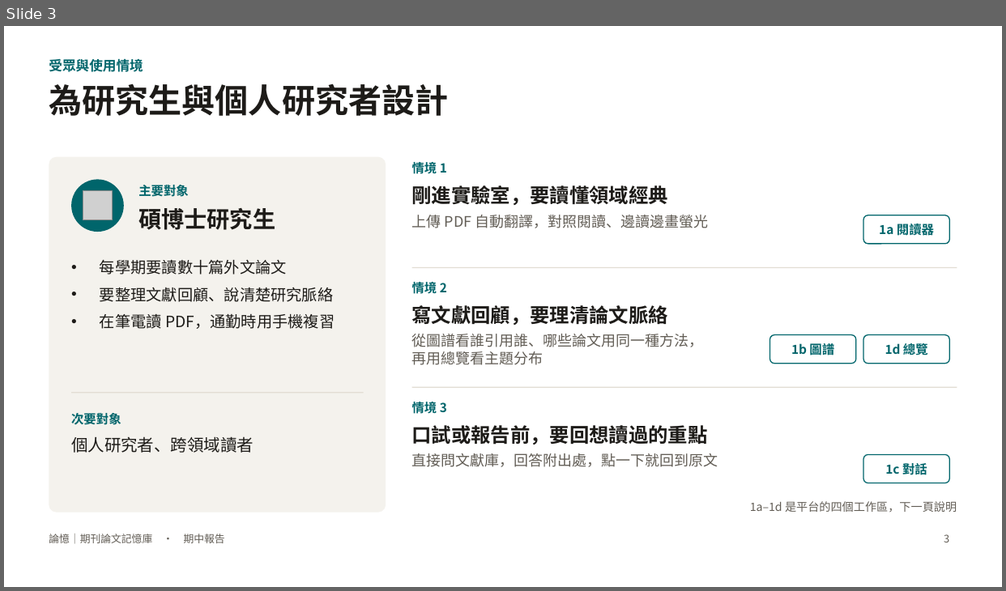
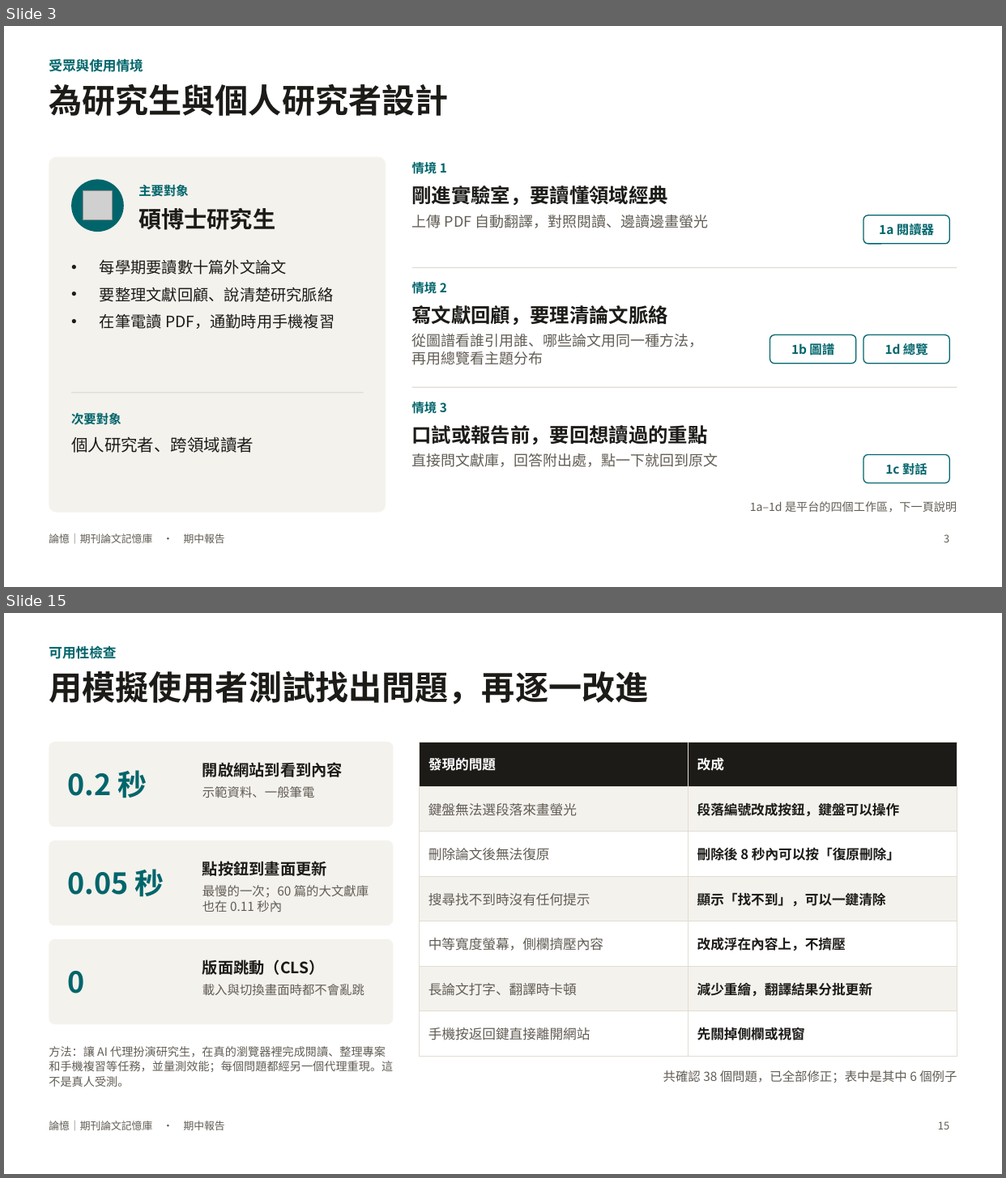
Before and after one commit to charleslin2003-prog/Journal-Article-Memory-Tool, a slide deck: docs/期中報告_論憶.pptx. Shown one above the other, each under a label of ours: slide 3 before the commit, slides 3 and 15 after it; the slides between them are not shown. The pictures are 1006x591 and 1006x1178 pixels, drawn with LibreOffice and Linux fonts; fonts in the diff are those of the drawing; grey boxes stand for pictures. Boxes give left, top, right and bottom in pixels: in the first picture for what was removed or moved away, otherwise in the second. Text is boxed around its words. In the diff, an @@ line names an element or a change of style, - is before the commit and + after.

```diff
--- a/docs/期中報告_論憶.pptx
+++ b/docs/期中報告_論憶.pptx
@@ slide 15 added at (x1=4, y1=613, x2=1002, y2=1174), background #FFFFFF; not listed: 1 template element that a slide beside it also shows @@
@@ text added at (x1=49, y1=645, x2=116, y2=659), 13 pt, text #00656B, bold @@
+可用性檢查
@@ title added at (x1=49, y1=671, x2=648, y2=705), 32 pt, text #1D1B18, bold @@
+用模擬使用者測試找出問題，再逐一改進
@@ rounded rectangle added at (x1=49, y1=742, x2=394, y2=827), fill #F4F2ED @@
@@ table added at (x1=420, y1=742, x2=957, y2=1046), 7 rows, 2 columns @@
+發現的問題 | 改成
+鍵盤無法選段落來畫螢光 | 段落編號改成按鈕，鍵盤可以操作
+刪除論文後無法復原 | 刪除後 8 秒內可以按「復原刪除」
+搜尋找不到時沒有任何提示 | 顯示「找不到」，可以一鍵清除
+中等寬度螢幕，側欄擠壓內容 | 改成浮在內容上，不擠壓
+長論文打字、翻譯時卡頓 | 減少重繪，翻譯結果分批更新
+手機按返回鍵直接離開網站 | 先關掉側欄或視窗
@@ text added at (x1=68, y1=770, x2=147, y2=798), 28 pt, text #00656B, bold @@
+0.2 秒
@@ text added at (x1=202, y1=762, x2=343, y2=777), 15 pt, text #1D1B18, bold @@
+開啟網站到看到內容
@@ text added at (x1=202, y1=786, x2=315, y2=798), 12 pt, text #625D55 @@
+示範資料、一般筆電
@@ rounded rectangle added at (x1=49, y1=841, x2=394, y2=926), fill #F4F2ED @@
@@ text added at (x1=68, y1=869, x2=164, y2=897), 28 pt, text #00656B, bold @@
+0.05 秒
@@ text added at (x1=202, y1=861, x2=327, y2=876), 15 pt, text #1D1B18, bold @@
+點按鈕到畫面更新
@@ text added at (x1=202, y1=885, x2=368, y2=912), 12 pt, text #625D55 @@
+最慢的一次；60 篇的大文獻庫也在 0.11 秒內
@@ rounded rectangle added at (x1=49, y1=939, x2=394, y2=1024), fill #F4F2ED @@
@@ text added at (x1=68, y1=971, x2=85, y2=994), 28 pt, text #00656B, bold @@
+0
@@ text added at (x1=202, y1=960, x2=325, y2=975), 15 pt, text #1D1B18, bold @@
+版面跳動（CLS）
@@ text added at (x1=202, y1=984, x2=364, y2=995), 12 pt, text #625D55 @@
+載入與切換畫面時都不會亂跳
@@ text added at (x1=49, y1=1046, x2=393, y2=1087), 11 pt, text #625D55 @@
+方法：讓 AI 代理扮演研究生，在真的瀏覽器裡完成閱讀、整理專案和手機複習等任務，並量測效能；每個問題都經另一個代理重現。這不是真人受測。
@@ text added at (x1=663, y1=1071, x2=957, y2=1083), 12 pt, text #625D55 @@
+共確認 38 個問題，已全部修正；表中是其中 6 個例子
@@ page number added at (x1=938, y1=1122, x2=949, y2=1130), 10 pt, text #625D55 @@
+15
```
Also in this commit, not shown: 11 slides changed, 2 other slides added, 14 other files.
